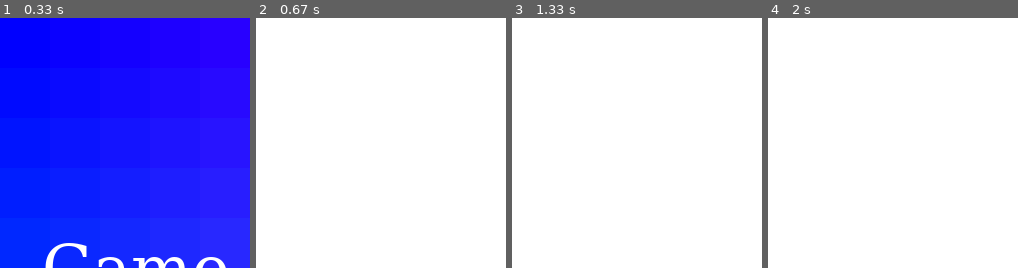
Above: before the commit, frames 1-4 (left to right).
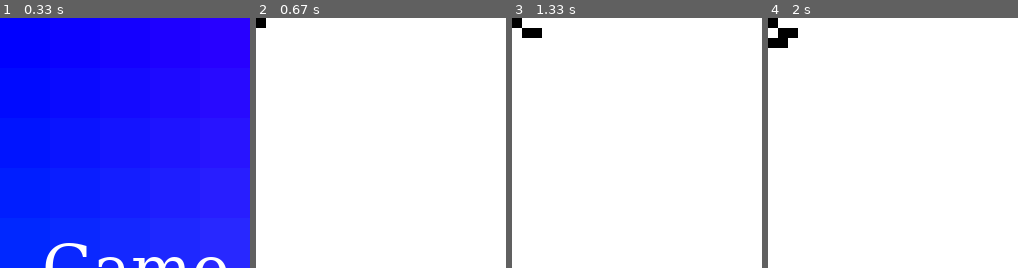
Above: after the commit, the same moments.

Repository: Lukasz-D1/WSB-Jezyki-Obiektowe
Game: pygame game, started from game-of-life/game-of-life/controllers/controller.py
The game is run twice, just before and just after one commit, with the same random seed, the same clock (stepped at 60 frames per second) and the same inputs.
Inputs:
- Up to frame 1 (0.33 s): no input
- Up to frame 2 (0.67 s): tap S at 0.33 s
- Up to frame 3 (1.33 s): no input
- Up to frame 4 (2 s): no input
The pictures show only the part of the screen within x 0-50%, y 0-50%; the shares and areas given below are measured in that part.

Frame 1 is identical in both runs. In frame 2, 0.2% of the frame differs, in the area x 0-4%, y 0-4%; in frame 3, 0.5%; in frame 4, 0.8%, in the area x 0-12%, y 0-12%.

Commit message:
Working algorithm

Diff:
--- a/game-of-life/game-of-life/controllers/controller.py
+++ b/game-of-life/game-of-life/controllers/controller.py
@@ -1,12 +1,12 @@
 import pygame
-from models import Cell, Board
+from models import Cell, Board, StaticRules
 from views import Visuals
 from itertools import chain
 from random import randint
 
-NUM_ROWS = 100
-NUM_COLS = 100
-SIZE_OF_CELL = 5
+NUM_ROWS = 50
+NUM_COLS = 50
+SIZE_OF_CELL = 10
 
 
 class Controller:
@@ -17,6 +17,7 @@
         self._gen = 0
         self.vis = Visuals(SIZE_OF_CELL)
         self.board = Board(NUM_ROWS, NUM_COLS)
+        self.rules = StaticRules()
 
     def app(self):
         while self._running:
@@ -29,17 +30,15 @@
                         self.vis.set_bg = False
                         self.vis.game_running = True
                         self._run_game = True
-                        self.board.matrix[31][50].is_alive = True
-                        self.board.matrix[32][50].is_alive = True
-                        self.board.matrix[33][50].is_alive = True
-
+                        self.board.matrix[0][0].is_alive = True
+                        self.board.matrix[1][1].is_alive = True
+                        self.board.matrix[1][2].is_alive = True
+                        self.board.matrix[2][0].is_alive = True
+                        self.board.matrix[2][1].is_alive = True
                     if event.key == pygame.K_0:
                         self._run_game = False
                     if event.key == pygame.K_1:
                         self._run_game = True
-                        # self.vis.draw_cell(0, 50, 1)
-                        # self.vis.draw_cell(0, 100, 1)
-                        # self.vis.draw_cell(0, 0, 1)
             self.game_of_life()
             if not self._run_game:
                 self.vis.fill_screen()
@@ -49,33 +48,20 @@
     def game_of_life(self):
 
         if self._run_game:
-            #entry_point = [randint(1, 3), randint(1, 3), randint(1, 3)]
-            # self.board.matrix[][].is_alive = True
-            # self.board.matrix[][].is_alive = True
-            # self.board.matrix[][].is_alive = True
-
-            # for i in range(400):
-            #     self.board.matrix[randint(0, 99)][randint(0, 99)].is_alive = True
-
-
-
 
             print("Generation: {}".format(self._gen))
             self._gen += 1
             for i in range(NUM_ROWS):
                 for j in range(NUM_COLS):
-                    self.board.matrix[i][j].rules.check_neighbourhood()
+                    #print(self.board.matrix[i][j].x, self.board.matrix[i][j].y, self.board.matrix[i][j].is_alive, self.board.matrix[i][j].cnt)
+                    self.rules.check_neighbourhood(self.board, self.board.matrix[i][j].x, self.board.matrix[i][j].y)
                     if self.board.matrix[i][j].is_alive:
-                        #print('here {} {}'.format(i * SIZE_OF_CELL, j * SIZE_OF_CELL))
                         self.vis.draw_cell(i * SIZE_OF_CELL, j * SIZE_OF_CELL, 1)
                     else:
                         self.vis.draw_cell(i * SIZE_OF_CELL, j * SIZE_OF_CELL, 0)
-                    # print('Cell {} {} alive - {}'.format(self.board.matrix[i][j].x,
-                    #                                     self.board.matrix[i][j].y,
-                    #                                     self.board.matrix[i][j].is_alive))
-                    # if i == 1 and j == 1:
-                    #     self.board.matrix[i][j].rules.check_neighbourhood()
-                    #pygame.time.wait(10)
+            for i in range(NUM_ROWS):
+                for j in range(NUM_COLS):
+                    self.rules.decide(self.board, i, j)
 
 
 if __name__ == '__main__':
--- a/game-of-life/game-of-life/models/__init__.py
+++ b/game-of-life/game-of-life/models/__init__.py
@@ -1,5 +1,5 @@
 from .cell import Cell, AbstractCell
-from .rules import Rules, AbstractRules
+from .rules import Rules, AbstractRules, StaticRules
 from .board import Board
 
-__all__ = ['Cell', 'AbstractCell', 'Rules', 'AbstractRules', 'Board']
+__all__ = ['Cell', 'AbstractCell', 'Rules', 'AbstractRules', 'Board', 'StaticRules']
--- a/game-of-life/game-of-life/models/board.py
+++ b/game-of-life/game-of-life/models/board.py
@@ -3,7 +3,7 @@
 
 class Board:
     def __init__(self, num_rows, num_cols):
-        self._matrix = [[Cell(x, y, self) for x in range(num_cols)] for y in range(num_rows)]
+        self._matrix = [[Cell(y, x) for x in range(num_cols)] for y in range(num_rows)]
 
     @property
     def matrix(self):
--- a/game-of-life/game-of-life/models/cell.py
+++ b/game-of-life/game-of-life/models/cell.py
@@ -1,14 +1,14 @@
 from abc import ABC, abstractmethod
-from .rules import Rules
+#from .rules import Rules
 
 
 class AbstractCell(ABC):
-    def __init__(self, x, y, board):
+    def __init__(self, x, y):
         self._is_alive = False
         self._x = x
         self._y = y
-
-        self._rules = Rules(self._x, self._y, board)
+        self._cnt = 0
+        #self._rules = Rules(self._x, self._y, board)
 
     @property
     def is_alive(self):
@@ -35,14 +35,61 @@
         self._y = val
 
     @property
-    def rules(self):
-        return self._rules
+    def cnt(self):
+        return self._cnt
+
+    @cnt.setter
+    def cnt(self, val):
+        self._cnt = val
+
+    # @property
+    # def rules(self):
+    #     return self._rules
 
 
-class Cell(AbstractCell):
-    def __init__(self, x, y, board):
-        super().__init__(x, y, board)
+class Cell:
+    def __init__(self, x, y):
+        self._is_alive = False
+        self._x = x
+        self._y = y
+        self._cnt = 0
+        #self._rules = Rules(self._x, self._y, board)
 
+    @property
+    def is_alive(self):
+        return self._is_alive
+
+    @is_alive.setter
+    def is_alive(self, val):
+        self._is_alive = val
+
+    @property
+    def x(self):
+        return self._x
+
+    @x.setter
+    def x(self, val):
+        self._x = val
+
+    @property
+    def y(self):
+        return self._y
+# tutaj bylo zle
+    @y.setter
+    def y(self, val):
+        self._y = val
+
+    @property
+    def cnt(self):
+        return self._cnt
+
+    @cnt.setter
+    def cnt(self, val):
+        self._cnt = val
+
+    # @property
+    # def rules(self):
+    #     return self._rules
 
 if __name__ == '__main__':
     cl = Cell(3, 4)
--- a/game-of-life/game-of-life/models/rules.py
+++ b/game-of-life/game-of-life/models/rules.py
@@ -59,3 +59,86 @@
         #     self._board.matrix[self._cell_x][self._cell_y].is_alive = True
         # else:
         #     self._board.matrix[self._cell_x][self._cell_y].is_alive = False
+
+
+class StaticRules:
+    @staticmethod
+    def check_neighbourhood(board, i, j):
+        cnt = 0
+
+        if i != 0:
+            if j != 0:
+                if board.matrix[i - 1][j - 1].is_alive:
+                    cnt += 1
+
+            if board.matrix[i - 1][j].is_alive:
+                cnt += 1
+
+            if j != len(board.matrix) - 1:
+                if board.matrix[i - 1][j + 1].is_alive:
+                    cnt += 1
+        if j != 0:
+            if i == 0 and j == 2:
+                print('III', i, 'JJJ', j-1, 'ALL', board.matrix[i][j - 1].is_alive)
+            if board.matrix[i][j - 1].is_alive:
+                if i == 0 and j == 2:
+                    print('A')
+                cnt += 1
+        if j != len(board.matrix) - 1:
+            if board.matrix[i][j + 1].is_alive:
+                if i == 0 and j == 2:
+                    print('B')
+                cnt += 1
+
+        if i != len(board.matrix) - 1:
+            if j != 0:
+                if board.matrix[i + 1][j - 1].is_alive:
+                    if i == 0 and j == 2:
+                        print('C')
+                    cnt += 1
+            if board.matrix[i + 1][j].is_alive:
+                if i == 0 and j == 2:
+                    print('D')
+                cnt += 1
+            if j != len(board.matrix) - 1:
+                if board.matrix[i + 1][j + 1].is_alive:
+                    if i == 0 and j == 2:
+                        print('E')
+                    cnt += 1
+        # if i != 0:
+        #     if j != 0:
+        #         if board.matrix[i - 1][j - 1].is_alive:
+        #             cnt += 1
+        #     if board.matrix[i - 1][j].is_alive:
+        #         cnt += 1
+        #     if j != len(board.matrix) - 1:
+        #         if board.matrix[i - 1][j + 1].is_alive:
+        #             cnt += 1
+        #
+        # if j != 0:
+        #     if board.matrix[i][j - 1].is_alive:
+        #         cnt += 1
+        # if j != len(board.matrix) - 1:
+        #     if board.matrix[i][j + 1].is_alive:
+        #         cnt += 1
+        #
+        # if i != len(board.matrix) - 1:
+        #     if j != 0:
+        #         if board.matrix[i + 1][j - 1].is_alive:
+        #             cnt += 1
+        #     if board.matrix[i + 1][j].is_alive:
+        #         cnt += 1
+        #     if j != len(board.matrix) - 1:
+        #         if board.matrix[i + 1][j + 1].is_alive:
+        #             cnt += 1
+
+        board.matrix[i][j].cnt = cnt
+
+    @staticmethod
+    def decide(board, i, j):
+        if board.matrix[i][j].is_alive:
+            if (board.matrix[i][j].cnt < 2) or (board.matrix[i][j].cnt > 3):
+                board.matrix[i][j].is_alive = False
+        else:
+            if board.matrix[i][j].cnt == 3:
+                board.matrix[i][j].is_alive = True
